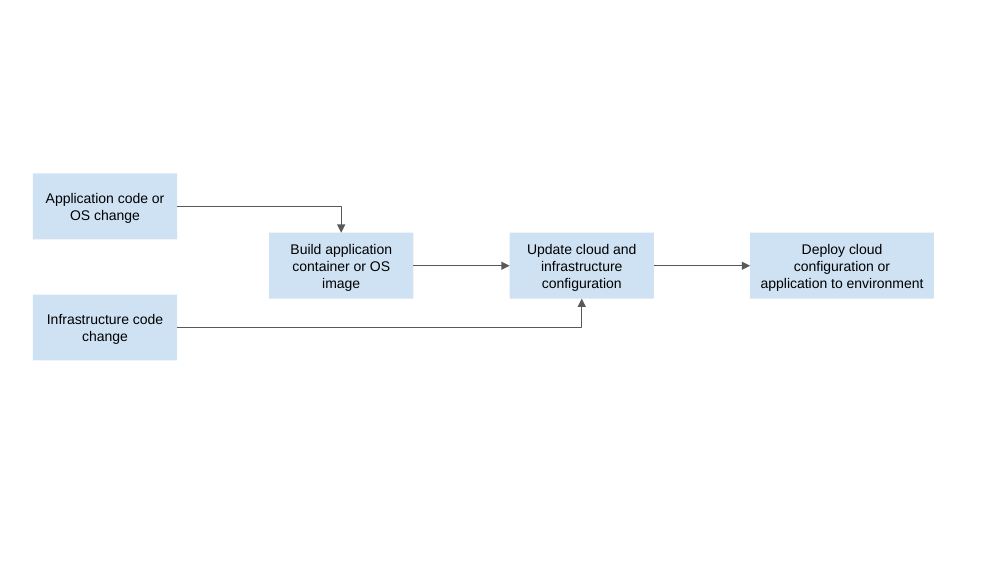
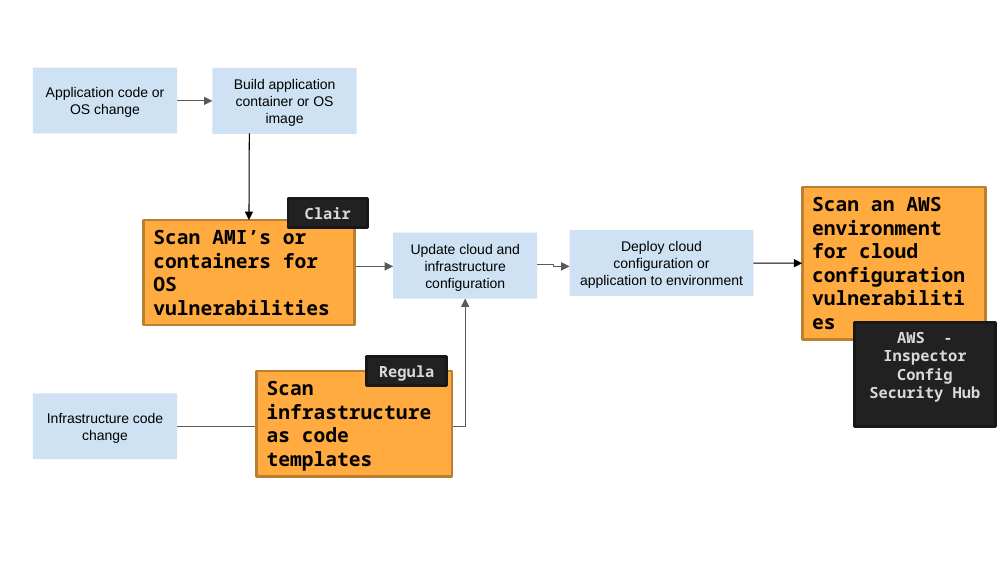
Before and after one commit to benjaminkraft1/aws-desig-for-security-project, a slide deck: slide 1 of starter/DevOpsPipeline.pptx. Drawn at 1008x567 pixels with LibreOffice and Linux fonts; fonts in the diff are those of the drawing. Boxes give left, top, right and bottom in pixels: in the first picture for what was removed or moved away, otherwise in the second. Text is boxed around its words. In the diff, an @@ line names an element or a change of style, - is before the commit and + after.

```diff
--- a/starter/DevOpsPipeline.pptx
+++ b/starter/DevOpsPipeline.pptx
@@ rectangle "Application code or OS change": place and size @@
-rectangle "Application code or OS change" at <box>33,173,177,239</box>
+rectangle "Application code or OS change" at <box>33,68,177,133</box>
@@ rectangle "Build application container or OS ...": place and size @@
-rectangle "Build application container or OS ..." at <box>269,233,413,298</box>
+rectangle "Build application container or OS ..." at <box>213,68,357,133</box>
@@ elbow arrow moved from (177, 207) - (342, 233) to (177, 101) - (213, 101) @@
@@ arrow added from (249, 133) to (249, 220), #000000 0.75 pt @@
@@ rectangle added at <box>288,199,368,228</box>, fill #212121, outline #181818 2 pt, 11 pt, text #D9D9D9, bold @@
+Clair
@@ rectangle added at <box>802,186,986,339</box>, fill #FFAB40, outline #BD7F2F 2 pt, 14 pt, text #000000, bold @@
+Scan an AWS environment for cloud configuration vulnerabilities
@@ rectangle added at <box>143,220,354,325</box>, fill #FFAB40, outline #BD7F2F 2 pt, 14 pt, text #000000, bold @@
+Scan AMI’s or containers for OS vulnerabilities
@@ rectangle "Update cloud and infrastructure configuration": place and size @@
-rectangle "Update cloud and infrastructure configuration" at <box>510,233,654,298</box>
+rectangle "Update cloud and infrastructure configuration" at <box>393,233,537,298</box>
@@ rectangle "Deploy cloud configuration or application ...": place and size @@
-rectangle "Deploy cloud configuration or application ..." at <box>750,233,933,298</box>
+rectangle "Deploy cloud configuration or application ..." at <box>570,230,753,295</box>
@@ elbow arrow moved from (413, 266) - (510, 266) to (296, 265) - (393, 266) @@
@@ elbow arrow moved from (654, 266) - (750, 266) to (537, 265) - (570, 266) @@
@@ arrow added from (753, 263) to (802, 263), #000000 0.75 pt @@
@@ elbow arrow moved from (177, 328) - (582, 298) to (177, 426) - (465, 298) @@
@@ rectangle added at <box>855,323,996,426</box>, fill #212121, outline #181818 2 pt, 11 pt, text #D9D9D9, bold @@
+AWS -
+Inspector
+Config
+Security Hub
@@ rectangle added at <box>367,357,447,386</box>, fill #212121, outline #181818 2 pt, 11 pt, text #D9D9D9, bold @@
+Regula
@@ rectangle added at <box>257,371,453,476</box>, fill #FFAB40, outline #BD7F2F 2 pt, 14 pt, text #000000, bold @@
+Scan infrastructure as code templates
@@ rectangle "Infrastructure code change": place and size @@
-rectangle "Infrastructure code change" at <box>33,294,177,360</box>
+rectangle "Infrastructure code change" at <box>33,393,177,459</box>
```
Also in this commit, not shown: 28 other files.
